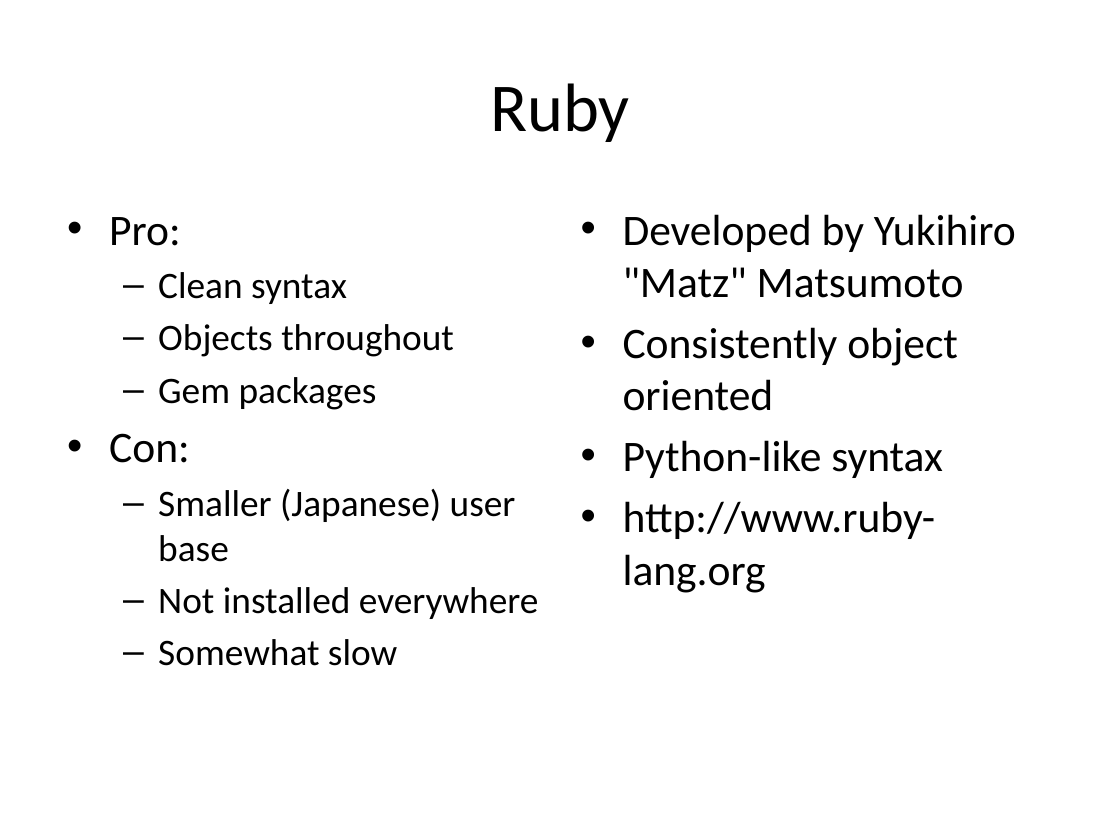
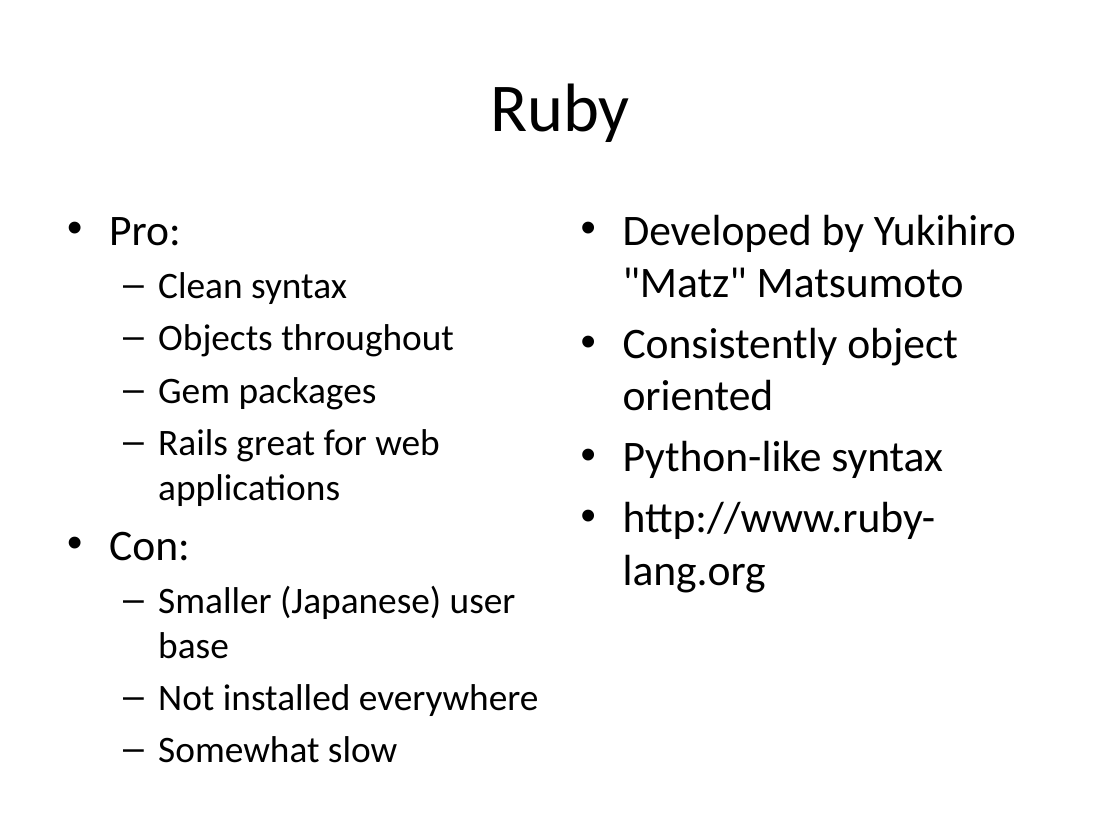
Before and after one commit to rvosa/ngs-workflows, a slide deck: slide 8 of doc/slides/day2/session2/Toolkits.pptx. Drawn at 1120x840 pixels with LibreOffice and Linux fonts; fonts in the diff are those of the drawing. Boxes give left, top, right and bottom in pixels: in the first picture for what was removed or moved away, otherwise in the second. Text is boxed around its words. In the diff, an @@ line names an element or a change of style, - is before the commit and + after.

```diff
--- a/doc/slides/day2/session2/Toolkits.pptx
+++ b/doc/slides/day2/session2/Toolkits.pptx
@@ text at [158, 429, 440, 506]: paragraph added @@
+  – Rails great for web applications
```
Also in this commit, not shown: 1 other slide changed, 2 other files.
